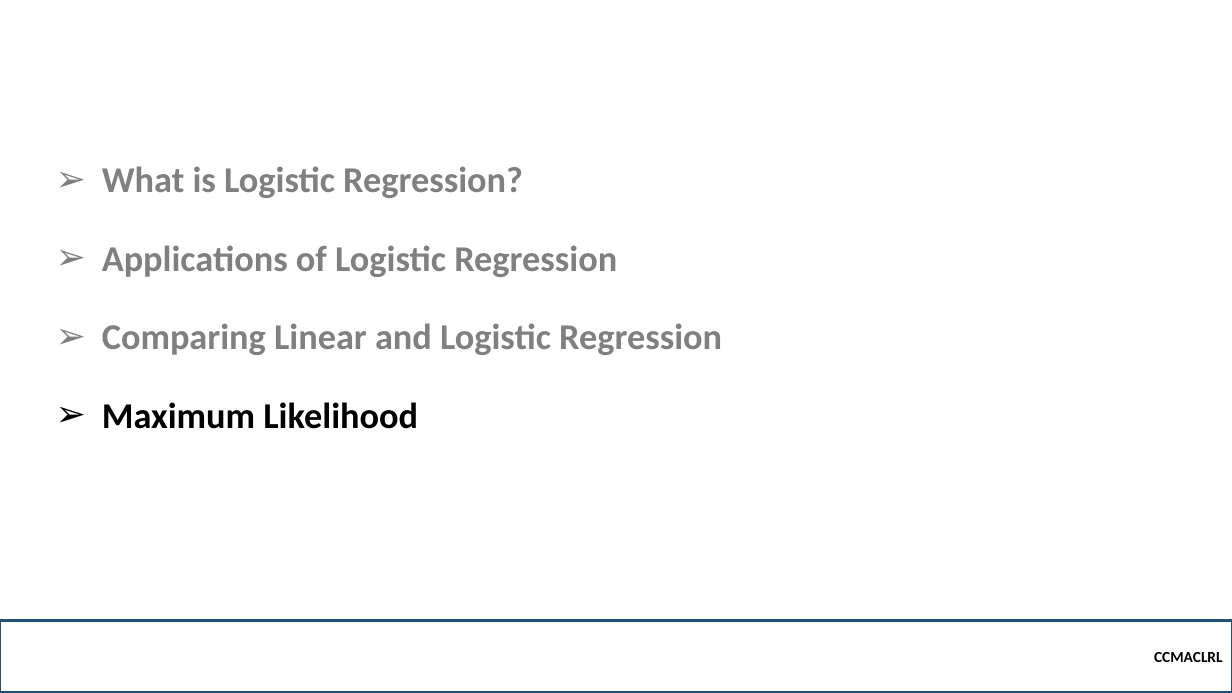
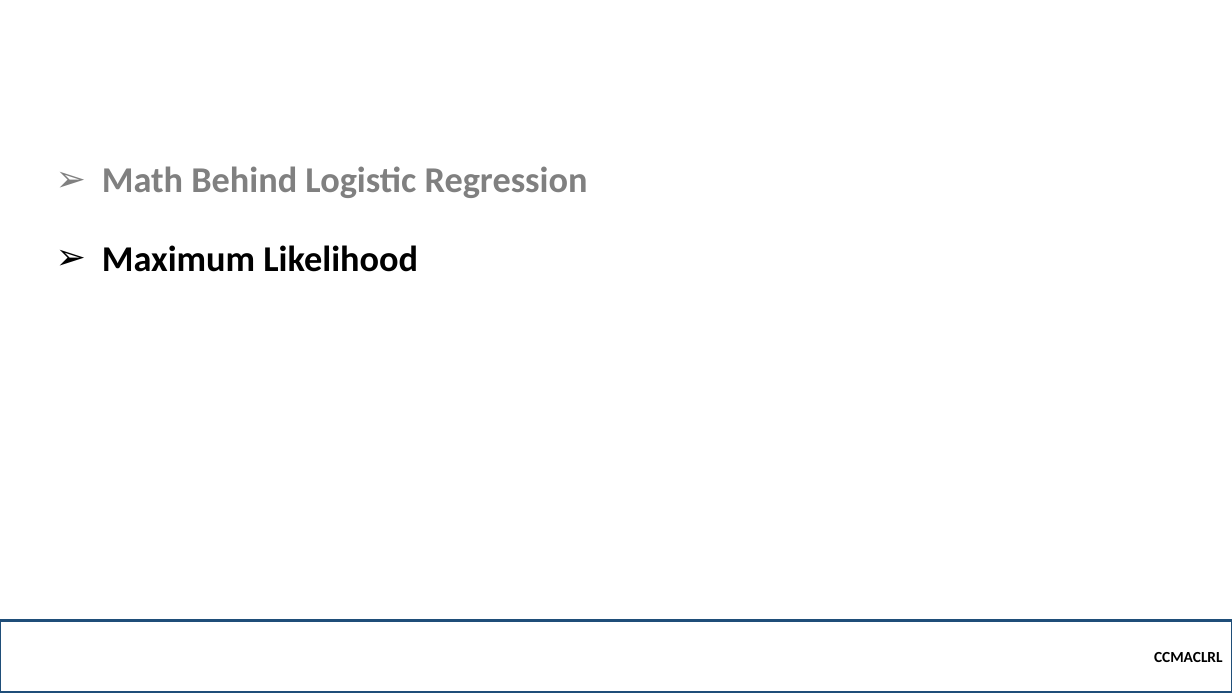
Before and after one commit to robitussin/CCMACLRL, a slide deck: slide 11 of 5 - Logistic Regression/Logistic Regression (Math).pptx (slide 6 before the commit). Drawn at 1232x693 pixels with LibreOffice and Linux fonts; fonts in the diff are those of the drawing; background and template pictures are left out. Boxes give left, top, right and bottom in pixels: in the first picture for what was removed or moved away, otherwise in the second. Text is boxed around its words. In the diff, an @@ line names an element or a change of style, - is before the commit and + after.

```diff
--- a/5 - Logistic Regression/Logistic Regression (Math).pptx
+++ b/5 - Logistic Regression/Logistic Regression (Math).pptx
@@ text at box(102, 166, 588, 198): text changed @@
-➢ What is Logistic Regression?
-➢ Applications of Logistic Regression
-➢ Comparing Linear and Logistic Regression
+➢ Math Behind Logistic Regression
```
Also in this commit, not shown: 8 other slides changed, 5 slides added, 3 other files.
